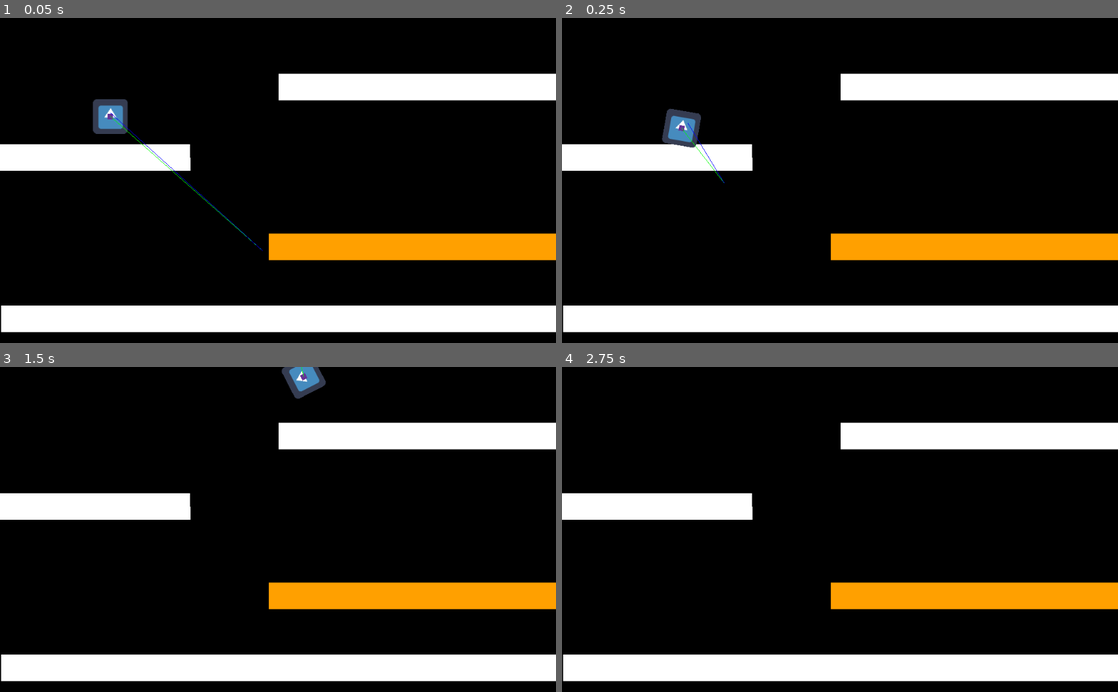
Above: before the commit, frames 1-4 (two rows, left to right).
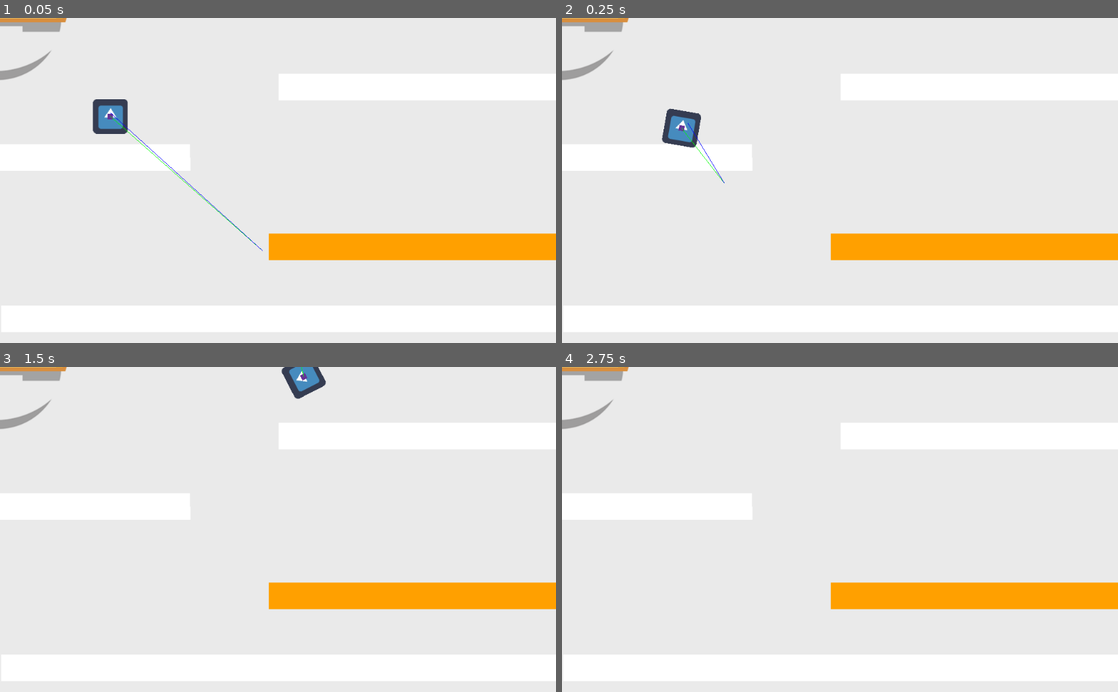
Above: after the commit, the same moments.

Repository: rtauziac/ggj23
Game: Godot game, scene res://root.tscn
The game is run twice, just before and just after one commit, with the same random seed, the same clock (stepped at 60 frames per second) and the same inputs. The engine's default icon, where the game draws it, is replaced by a stand-in: a white triangle on a blue panel in a dark square.
Inputs (mouse positions are in pixels of both pictures, inside the frame that each line leads up to):
- Up to frame 1 (0.05 s): no input
- Up to frame 2 (0.25 s): no input
- Up to frame 3 (1.5 s): move the mouse to (400, 513) at 0.52 s; hold D (moveRight) from 0.53 s (still down); tap Z (jump) at 0.77 s; move the mouse to (166, 545) at 1.27 s
- Up to frame 4 (2.75 s): tap Z (jump) at 1.52 s; move the mouse to (895, 458) at 2.02 s; release D (moveRight) at 2.03 s; hold Q (moveLeft) from 2.03 s (still down)

The runs differ from the first frame. In frame 1, 80% of the frame differs, in the area x 0-100%, y 0-100%; in frame 2, 80%; in frame 3, 81%; in frame 4, 81%.
Error after the commit: Invalid get index 'global_transform' (on base: 'null instance'). (res://robot_character/RobotVisual.gd:8)

Commit message:
🌈 Add sprites for the robot

Diff:
--- a/project.godot
+++ b/project.godot
@@ -53,5 +53,5 @@
 
 [rendering]
 
-environment/default_clear_color=Color( 0, 0, 0, 1 )
+environment/default_clear_color=Color( 0.921569, 0.921569, 0.921569, 1 )
 environment/default_environment="res://default_env.tres"
--- /dev/null
+++ b/robot_character/RobotVisual.gd
@@ -0,0 +1,8 @@
+extends Node2D
+
+export (NodePath) var robot_wheel
+onready var _robot_wheel = get_node(robot_wheel)
+
+
+func _process(_delta):
+	global_transform.origin = _robot_wheel.global_transform.origin
--- a/robot_character/RobotVisual.tscn
+++ b/robot_character/RobotVisual.tscn
@@ -1,4 +1,74 @@
-[gd_scene format=2]
+[gd_scene load_steps=15 format=2]
 
-[node name="Sprite" type="Node2D"]
-position = Vector2( 204, 182 )
+[ext_resource path="res://robot_character/robotwheelshadow.tres" type="Texture" id=1]
+[ext_resource path="res://robot_character/robotwheelcover.tres" type="Texture" id=2]
+[ext_resource path="res://robot_character/robotbase.tres" type="Texture" id=3]
+[ext_resource path="res://robot_character/robotspine3.tres" type="Texture" id=4]
+[ext_resource path="res://robot_character/robotspine2.tres" type="Texture" id=5]
+[ext_resource path="res://robot_character/robotspine4.tres" type="Texture" id=6]
+[ext_resource path="res://robot_character/robotspine1.tres" type="Texture" id=7]
+[ext_resource path="res://robot_character/toprobot.tres" type="Texture" id=8]
+[ext_resource path="res://robot_character/robottopjoint.tres" type="Texture" id=9]
+[ext_resource path="res://robot_character/robotbucket.tres" type="Texture" id=10]
+[ext_resource path="res://robot_character/roboteye.tres" type="Texture" id=11]
+[ext_resource path="res://robot_character/pupil_idle.tres" type="Texture" id=12]
+[ext_resource path="res://robot_character/bucketempty.tres" type="Texture" id=13]
+[ext_resource path="res://robot_character/RobotVisual.gd" type="Script" id=14]
+
+[node name="RobotVisual" type="Node2D"]
+script = ExtResource( 14 )
+
+[node name="shadow" type="Sprite" parent="."]
+texture = ExtResource( 1 )
+
+[node name="base" type="Sprite" parent="."]
+position = Vector2( -1, -44 )
+texture = ExtResource( 3 )
+
+[node name="spine4" type="Sprite" parent="."]
+position = Vector2( -1, -109.5 )
+texture = ExtResource( 6 )
+
+[node name="spine3" type="Sprite" parent="."]
+position = Vector2( 0, -147.5 )
+texture = ExtResource( 4 )
+
+[node name="spine2" type="Sprite" parent="."]
+position = Vector2( 0, -185.5 )
+texture = ExtResource( 5 )
+
+[node name="spine1" type="Sprite" parent="."]
+position = Vector2( 0, -223.5 )
+texture = ExtResource( 7 )
+
+[node name="cover" type="Sprite" parent="."]
+position = Vector2( 0, -57 )
+texture = ExtResource( 2 )
+
+[node name="top" type="Sprite" parent="."]
+position = Vector2( 0, -264 )
+texture = ExtResource( 8 )
+
+[node name="pinbottom" type="Sprite" parent="."]
+position = Vector2( 0, -286 )
+texture = ExtResource( 9 )
+
+[node name="bucketpinpoint" type="Node2D" parent="."]
+position = Vector2( 0, -291 )
+
+[node name="bucket" type="Sprite" parent="bucketpinpoint"]
+position = Vector2( -7, -138 )
+texture = ExtResource( 10 )
+
+[node name="bucket_empty" type="Sprite" parent="bucketpinpoint"]
+visible = false
+position = Vector2( -7, -167 )
+texture = ExtResource( 13 )
+
+[node name="eye" type="Sprite" parent="bucketpinpoint"]
+position = Vector2( 81, -23 )
+texture = ExtResource( 11 )
+
+[node name="pupil" type="Sprite" parent="bucketpinpoint/eye"]
+position = Vector2( 13, 0 )
+texture = ExtResource( 12 )
--- /dev/null
+++ b/robot_character/bucketempty.tres
@@ -0,0 +1,8 @@
+[gd_resource type="AtlasTexture" load_steps=2 format=2]
+
+[ext_resource path="res://robot_character/Character.png" type="Texture" id=1]
+
+[resource]
+flags = 4
+atlas = ExtResource( 1 )
+region = Rect2( 648, 168, 285, 245 )
--- /dev/null
+++ b/robot_character/pupil_idle.tres
@@ -0,0 +1,8 @@
+[gd_resource type="AtlasTexture" load_steps=2 format=2]
+
+[ext_resource path="res://robot_character/Character.png" type="Texture" id=1]
+
+[resource]
+flags = 4
+atlas = ExtResource( 1 )
+region = Rect2( 485, 74, 30, 38 )
--- /dev/null
+++ b/robot_character/robotbase.tres
@@ -0,0 +1,8 @@
+[gd_resource type="AtlasTexture" load_steps=2 format=2]
+
+[ext_resource path="res://robot_character/Character.png" type="Texture" id=1]
+
+[resource]
+flags = 4
+atlas = ExtResource( 1 )
+region = Rect2( 10, 450, 342, 86 )
--- /dev/null
+++ b/robot_character/robotbucket.tres
@@ -0,0 +1,8 @@
+[gd_resource type="AtlasTexture" load_steps=2 format=2]
+
+[ext_resource path="res://robot_character/Character.png" type="Texture" id=1]
+
+[resource]
+flags = 4
+atlas = ExtResource( 1 )
+region = Rect2( 349, 167, 286, 306 )
--- /dev/null
+++ b/robot_character/roboteye.tres
@@ -0,0 +1,8 @@
+[gd_resource type="AtlasTexture" load_steps=2 format=2]
+
+[ext_resource path="res://robot_character/Character.png" type="Texture" id=1]
+
+[resource]
+flags = 4
+atlas = ExtResource( 1 )
+region = Rect2( 359, 51, 74, 84 )
--- /dev/null
+++ b/robot_character/robotspine1.tres
@@ -0,0 +1,8 @@
+[gd_resource type="AtlasTexture" load_steps=2 format=2]
+
+[ext_resource path="res://robot_character/Character.png" type="Texture" id=1]
+
+[resource]
+flags = 4
+atlas = ExtResource( 1 )
+region = Rect2( 107, 135, 149, 47 )
--- /dev/null
+++ b/robot_character/robotspine2.tres
@@ -0,0 +1,8 @@
+[gd_resource type="AtlasTexture" load_steps=2 format=2]
+
+[ext_resource path="res://robot_character/Character.png" type="Texture" id=1]
+
+[resource]
+flags = 4
+atlas = ExtResource( 1 )
+region = Rect2( 99, 213, 165, 47 )
--- /dev/null
+++ b/robot_character/robotspine3.tres
@@ -0,0 +1,8 @@
+[gd_resource type="AtlasTexture" load_steps=2 format=2]
+
+[ext_resource path="res://robot_character/Character.png" type="Texture" id=1]
+
+[resource]
+flags = 4
+atlas = ExtResource( 1 )
+region = Rect2( 88, 296, 187, 47 )
--- /dev/null
+++ b/robot_character/robotspine4.tres
@@ -0,0 +1,8 @@
+[gd_resource type="AtlasTexture" load_steps=2 format=2]
+
+[ext_resource path="res://robot_character/Character.png" type="Texture" id=1]
+
+[resource]
+flags = 4
+atlas = ExtResource( 1 )
+region = Rect2( 70, 380, 223, 48 )
--- /dev/null
+++ b/robot_character/robottopjoint.tres
@@ -0,0 +1,8 @@
+[gd_resource type="AtlasTexture" load_steps=2 format=2]
+
+[ext_resource path="res://robot_character/Character.png" type="Texture" id=1]
+
+[resource]
+flags = 4
+atlas = ExtResource( 1 )
+region = Rect2( 460.723, 501.758, 79.3334, 66.0187 )
--- /dev/null
+++ b/robot_character/robotwheel.tres
@@ -0,0 +1,8 @@
+[gd_resource type="AtlasTexture" load_steps=2 format=2]
+
+[ext_resource path="res://robot_character/Character.png" type="Texture" id=1]
+
+[resource]
+flags = 4
+atlas = ExtResource( 1 )
+region = Rect2( 350, 732, 234, 236 )
--- /dev/null
+++ b/robot_character/robotwheelcover.tres
@@ -0,0 +1,8 @@
+[gd_resource type="AtlasTexture" load_steps=2 format=2]
+
+[ext_resource path="res://robot_character/Character.png" type="Texture" id=1]
+
+[resource]
+flags = 4
+atlas = ExtResource( 1 )
+region = Rect2( 43, 580, 264, 136 )
--- /dev/null
+++ b/robot_character/robotwheelshadow.tres
@@ -0,0 +1,8 @@
+[gd_resource type="AtlasTexture" load_steps=2 format=2]
+
+[ext_resource path="res://robot_character/Character.png" type="Texture" id=1]
+
+[resource]
+flags = 4
+atlas = ExtResource( 1 )
+region = Rect2( 57, 733, 237, 235 )
--- /dev/null
+++ b/robot_character/toprobot.tres
@@ -0,0 +1,8 @@
+[gd_resource type="AtlasTexture" load_steps=2 format=2]
+
+[ext_resource path="res://robot_character/Character.png" type="Texture" id=1]
+
+[resource]
+flags = 4
+atlas = ExtResource( 1 )
+region = Rect2( 97, 54, 168, 52 )
Binary file added: robot_character/Character.png
Not shown, added: robot_character/Character.png.import
